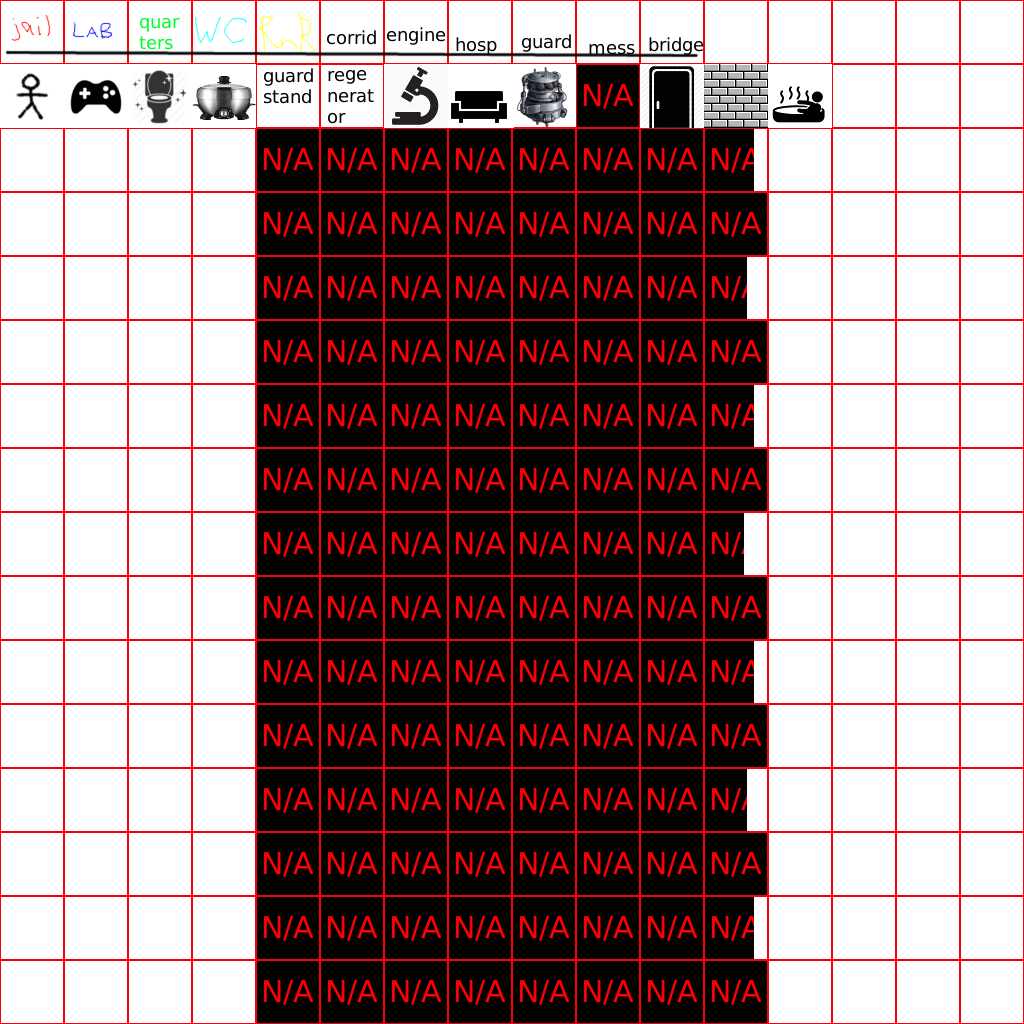
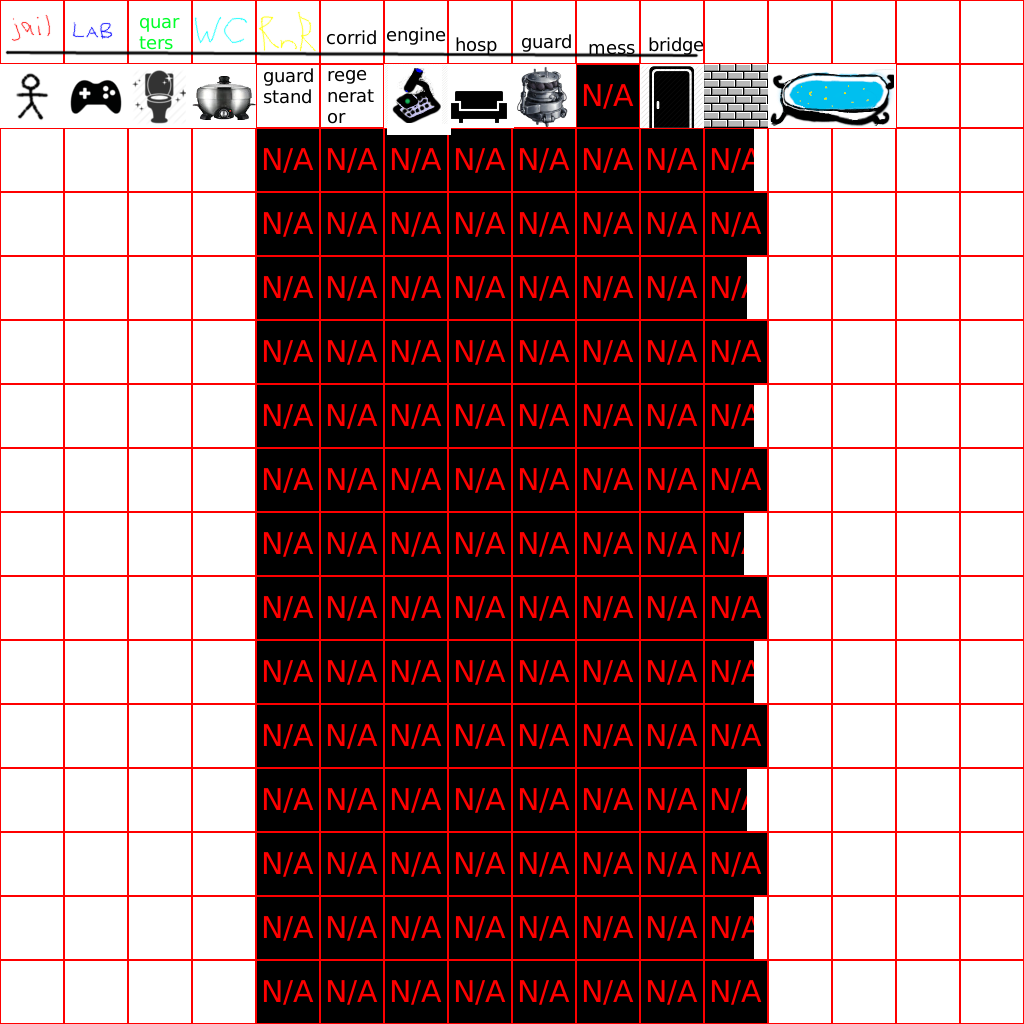
Layered file, before and after one edit (1024x1024). Changes by layer:
painted on "Background" over [387,64,896,135]
